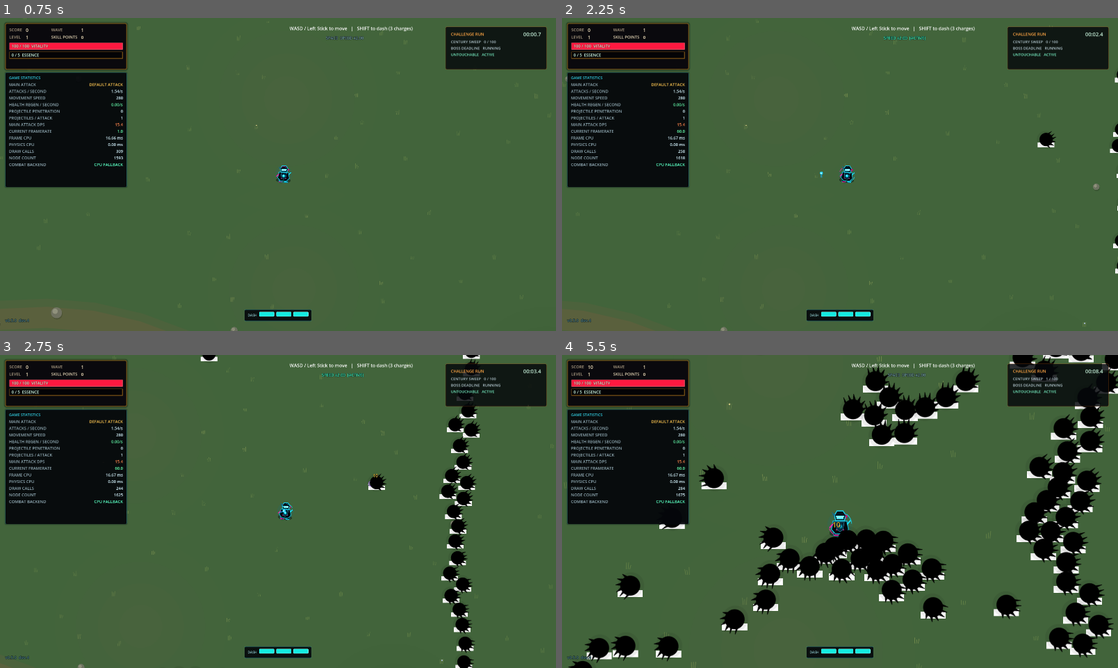
Above: before the commit, frames 1-4 (two rows, left to right).
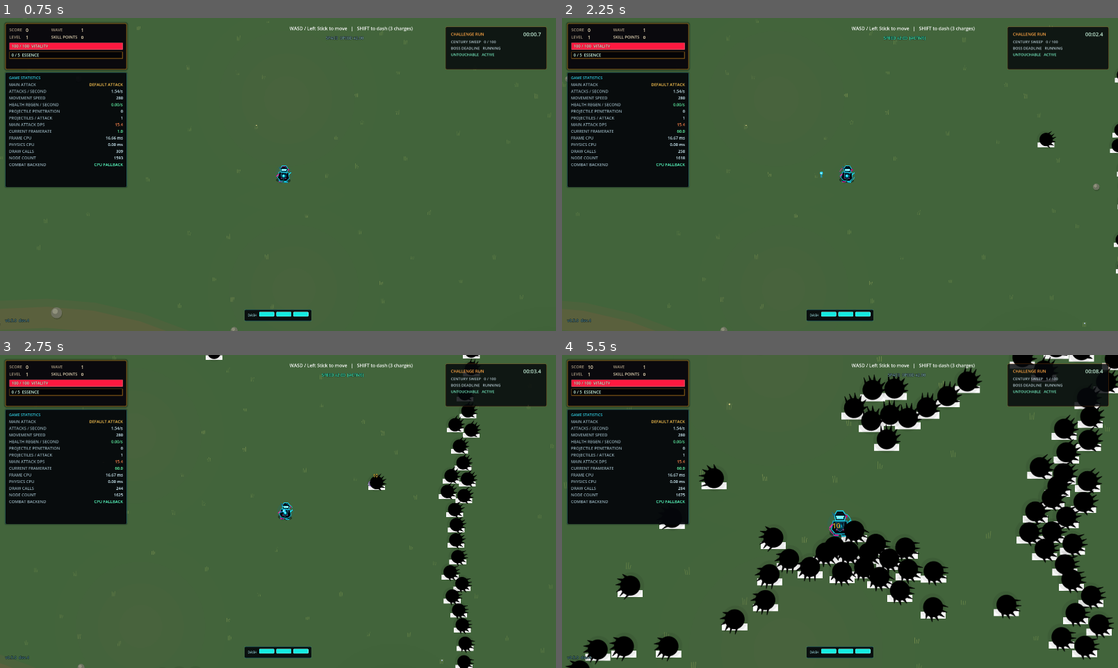
Above: after the commit, the same moments.

Repository: Quest79/GodotVSCodex
Game: Godot game, scene res://scenes/main/game.tscn
The game is run twice, just before and just after one commit, with the same random seed, the same clock (stepped at 60 frames per second) and the same inputs.
Inputs (mouse positions are in pixels of both pictures, inside the frame that each line leads up to):
- Up to frame 1 (0.75 s): tap Enter at 0.5 s; move the mouse to (400, 158) at 0.52 s; hold D (move_right) from 0.53 s (still down); hold Z (cycle_camera_zoom) from 0.53 s (still down); click (400, 158) at 0.67 s
- Up to frame 2 (2.25 s): release D (move_right) at 1.25 s; release Z (cycle_camera_zoom) at 1.25 s; drag from (728, 190) to (851, 174) at 1.27 s; move the mouse to (895, 105) at 2.02 s; hold D (move_right) from 2.03 s (still down); hold Space (toggle_game_speed) from 2.03 s (still down)
- Up to frame 3 (2.75 s): keep holding D (move_right); keep holding Space (toggle_game_speed)
- Up to frame 4 (5.5 s): release D (move_right) at 2.75 s; release Space (toggle_game_speed) at 2.75 s; drag from (812, 574) to (673, 464) at 2.77 s; move the mouse to (1006, 558) at 3.52 s; hold A (move_left) 3.53-4.25 s; hold Z (cycle_camera_zoom) 3.53-4.25 s; drag from (673, 464) to (823, 511) at 4.27 s; move the mouse to (867, 511) at 5.02 s; hold S (move_down) from 5.03 s (still down); hold Space (toggle_game_speed) from 5.03 s (still down); click (867, 511) at 5.17 s

Frame 1 is identical in both runs. In frame 2, less than 0.1% of the frame differs, in the area x 99-100%, y 18-82%; in frame 3, 0.9%; in frame 4, 6.2%, in the area x 0-100%, y 0-100%.

Commit message:
gpu-dev: encode persistent GPU slot IDs

Diff:
--- a/scenes/actors/enemy/enemy_render_manager.gd
+++ b/scenes/actors/enemy/enemy_render_manager.gd
@@ -45,6 +45,7 @@
 	shadow_quad.size = SHADOW_SIZE
 	var shadow_data := MultiMesh.new()
 	shadow_data.transform_format = MultiMesh.TRANSFORM_2D
+	shadow_data.use_custom_data = true
 	shadow_data.mesh = shadow_quad
 	shadow_data.instance_count = INITIAL_CAPACITY
 	shadow_data.visible_instance_count = 0
@@ -69,7 +70,9 @@
 
 	for index in range(maximum_instances):
 		multimesh.set_instance_transform_2d(index, Transform2D.IDENTITY)
+		multimesh.set_instance_custom_data(index, Color(float(index), 0.0, 0.0, 0.0))
 		shadow_renderer.multimesh.set_instance_transform_2d(index, Transform2D.IDENTITY)
+		shadow_renderer.multimesh.set_instance_custom_data(index, Color(float(index), 0.0, 0.0, 0.0))
 
 	var enemy_material := material as ShaderMaterial
 	enemy_material.set_shader_parameter("gpu_state_tex", state_texture)
